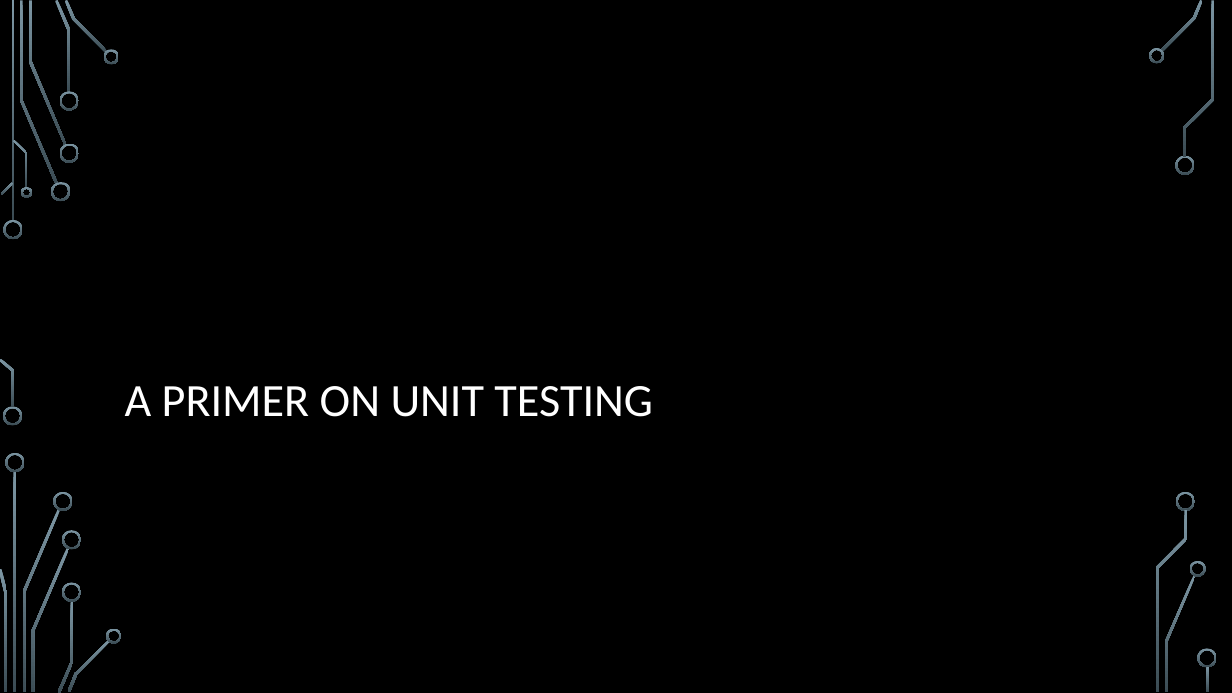
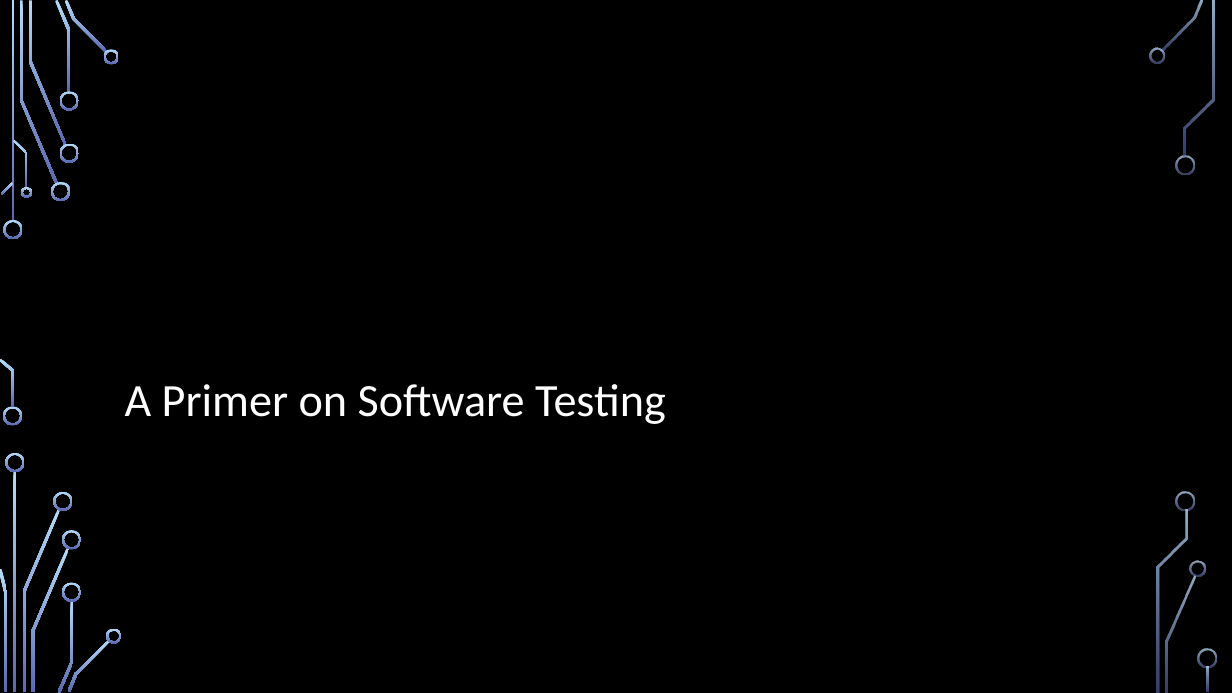
Before and after one commit to IntegerMan/SoftwareQualityTalk, a slide deck: slide 7 of Software Quality Recipes for Legacy.pptx (slide 5 before the commit). Drawn at 1232x693 pixels with LibreOffice and Linux fonts; fonts in the diff are those of the drawing; background and template pictures are left out. Boxes give left, top, right and bottom in pixels: in the first picture for what was removed or moved away, otherwise in the second. Text is boxed around its words. In the diff, an @@ line names an element or a change of style, - is before the commit and + after.

```diff
--- a/Software Quality Recipes for Legacy.pptx
+++ b/Software Quality Recipes for Legacy.pptx
@@ fill gradient #7C96A3 to #3B4C54 to gradient #B4DCFA to #5968B0 in 36 elements at (x1=4, y1=220, x2=23, y2=239), (x1=3, y1=407, x2=22, y2=426), (x1=20, y1=1, x2=57, y2=184), (x1=51, y1=182, x2=70, y2=201), (x1=29, y1=1, x2=66, y2=145), (x1=55, y1=0, x2=71, y2=92), (x1=59, y1=143, x2=79, y2=163), (x1=59, y1=91, x2=79, y2=111), (x1=65, y1=0, x2=107, y2=54), (x1=104, y1=49, x2=120, y2=64), (x1=1, y1=182, x2=14, y2=195), (x1=0, y1=359, x2=14, y2=408), (x1=13, y1=140, x2=28, y2=188), (x1=20, y1=187, x2=31, y2=198), (x1=14, y1=471, x2=17, y2=692), (x1=22, y1=509, x2=59, y2=691), (x1=6, y1=453, x2=25, y2=472), (x1=0, y1=568, x2=6, y2=691), (x1=54, y1=492, x2=73, y2=511), (x1=31, y1=548, x2=69, y2=692), (x1=57, y1=601, x2=73, y2=693), (x1=62, y1=531, x2=81, y2=550), (x1=62, y1=582, x2=81, y2=602), (x1=67, y1=640, x2=110, y2=692), (x1=106, y1=628, x2=122, y2=643), (x1=1161, y1=0, x2=1203, y2=52), (x1=1149, y1=48, x2=1165, y2=64), (x1=1176, y1=155, x2=1195, y2=175), (x1=1165, y1=576, x2=1196, y2=692), (x1=1190, y1=561, x2=1206, y2=577), (x1=1184, y1=1, x2=1214, y2=157), (x1=1177, y1=492, x2=1196, y2=511), (x1=1156, y1=510, x2=1188, y2=692), (x1=1198, y1=649, x2=1217, y2=668), (x1=1207, y1=666, x2=1210, y2=692), (x1=11, y1=1, x2=14, y2=222) @@
@@ title at (x1=125, y1=384, x2=666, y2=424): text changed @@
-A PRIMER ON UNIT TESTING
+A Primer on Software Testing
```
Also in this commit, not shown: 6 other slides changed, 40 slides added, 2 slides removed.
